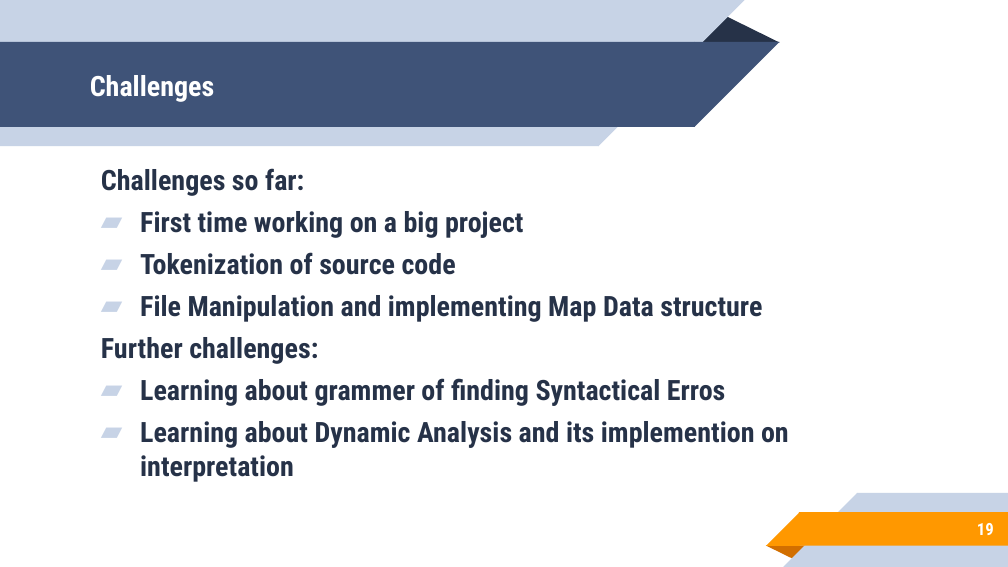
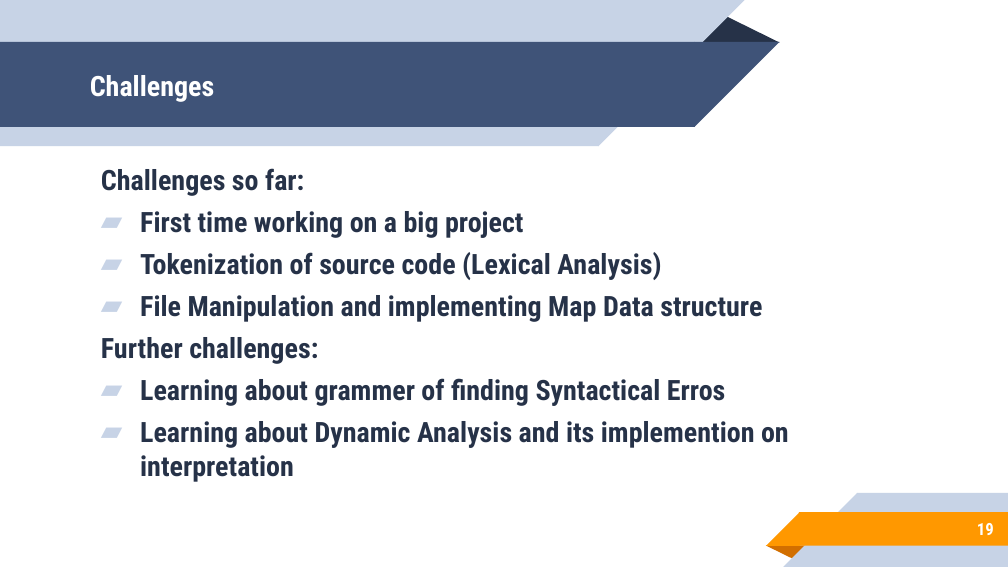
Before and after one commit to samdani91/SPL-1, a slide deck: slide 19 of SPL-1_Mid Presentation.pptx. Drawn at 1008x567 pixels with LibreOffice and Linux fonts; fonts in the diff are those of the drawing. Boxes give left, top, right and bottom in pixels: in the first picture for what was removed or moved away, otherwise in the second. Text is boxed around its words. In the diff, an @@ line names an element or a change of style, - is before the commit and + after.

```diff
--- a/SPL-1_Mid Presentation.pptx
+++ b/SPL-1_Mid Presentation.pptx
@@ text at [140, 252, 661, 280]: text changed @@
-▰ Tokenization of source code
+▰ Tokenization of source code (Lexical Analysis)
```
Also in this commit, not shown: 1 other slide changed.
